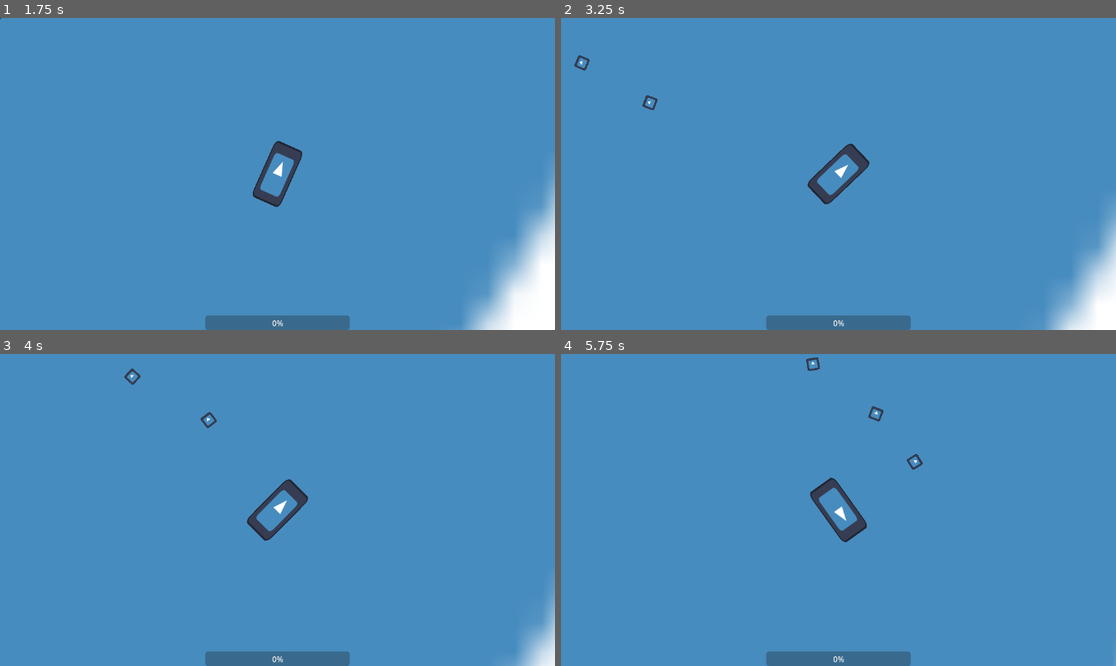
Above: before the commit, frames 1-4 (two rows, left to right).
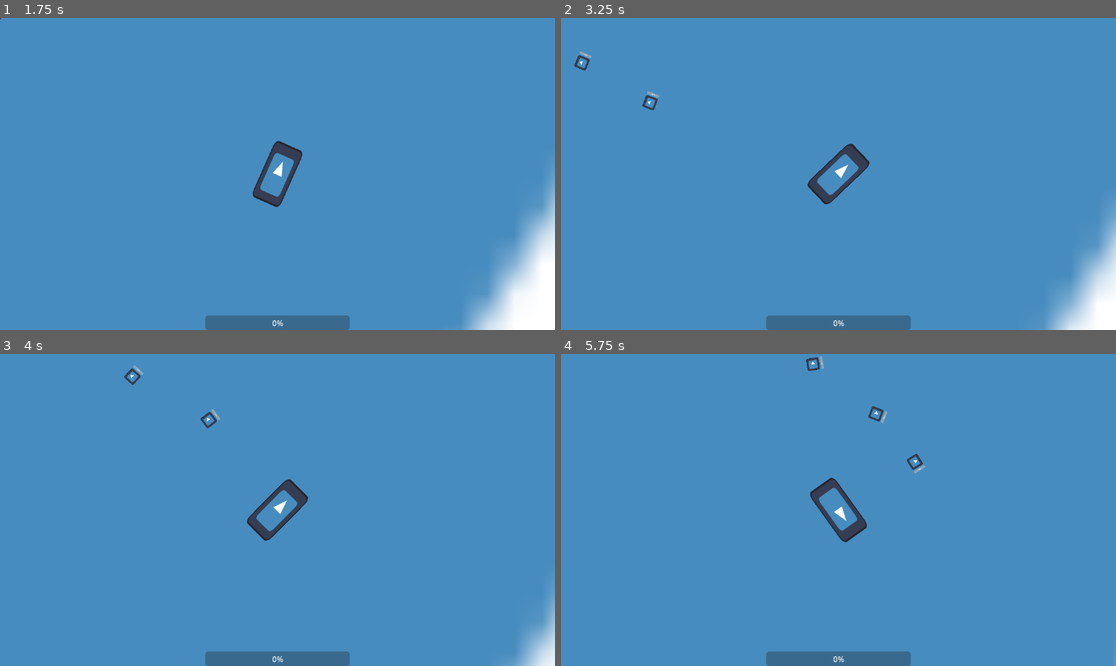
Above: after the commit, the same moments.

Repository: LeBulldoge/torqueterror
Game: Godot game, scene res://Main.tscn
The game is run twice, just before and just after one commit, with the same random seed, the same clock (stepped at 60 frames per second) and the same inputs. The engine's default icon, where the game draws it, is replaced by a stand-in: a white triangle on a blue panel in a dark square.
Inputs:
- Up to frame 1 (1.75 s): tap Enter at 0.5 s; hold D (steer_right) 0.53-1.28 s; tap S (decelerate) at 0.6, 1.35 s; hold A (steer_left) from 1.28 s (still down)
- Up to frame 2 (3.25 s): release A (steer_left) at 2.03 s; hold D (steer_right) 2.03-2.78 s; tap S (decelerate) at 2.1, 2.85 s; hold W (accelerate) from 2.78 s (still down)
- Up to frame 3 (4 s): release W (accelerate) at 3.53 s; hold A (steer_left) from 3.53 s (still down); tap S (decelerate) at 3.6 s
- Up to frame 4 (5.75 s): keep holding A (steer_left); tap S (decelerate) at 4.35, 5.1 s

Frame 1 is identical in both runs. In frame 2, less than 0.1% of the frame differs, in the area x 3-18%, y 10-26%; in frame 3, less than 0.1%; in frame 4, less than 0.1%, in the area x 46-66%, y 0-39%.

Commit message:
Added a basic healthbar for enemies

Diff:
--- a/enemy/Enemy.tscn
+++ b/enemy/Enemy.tscn
@@ -15,3 +15,14 @@
 
 [node name="CollisionShape2D" type="CollisionShape2D" parent="."]
 shape = SubResource("RectangleShape2D_1hpug")
+
+[node name="HealthBar" type="ProgressBar" parent="."]
+anchors_preset = 5
+anchor_left = 0.5
+anchor_right = 0.5
+offset_left = -13.0
+offset_top = -21.0
+offset_right = 117.0
+offset_bottom = 6.0
+grow_horizontal = 2
+scale = Vector2(0.2, 0.2)
--- a/enemy/enemy.gd
+++ b/enemy/enemy.gd
@@ -11,7 +11,16 @@
 
 func _ready():
 	assert(target, "Enemy node requires a target")
+
+	$HealthBar.max_value = health.max_health
+
+	health.health_changed.connect(display_health)
+	health.death.connect(queue_free)
 	health.reset()
+
+
+func display_health(health):
+	$HealthBar.value = health
 
 
 func _process(delta):
